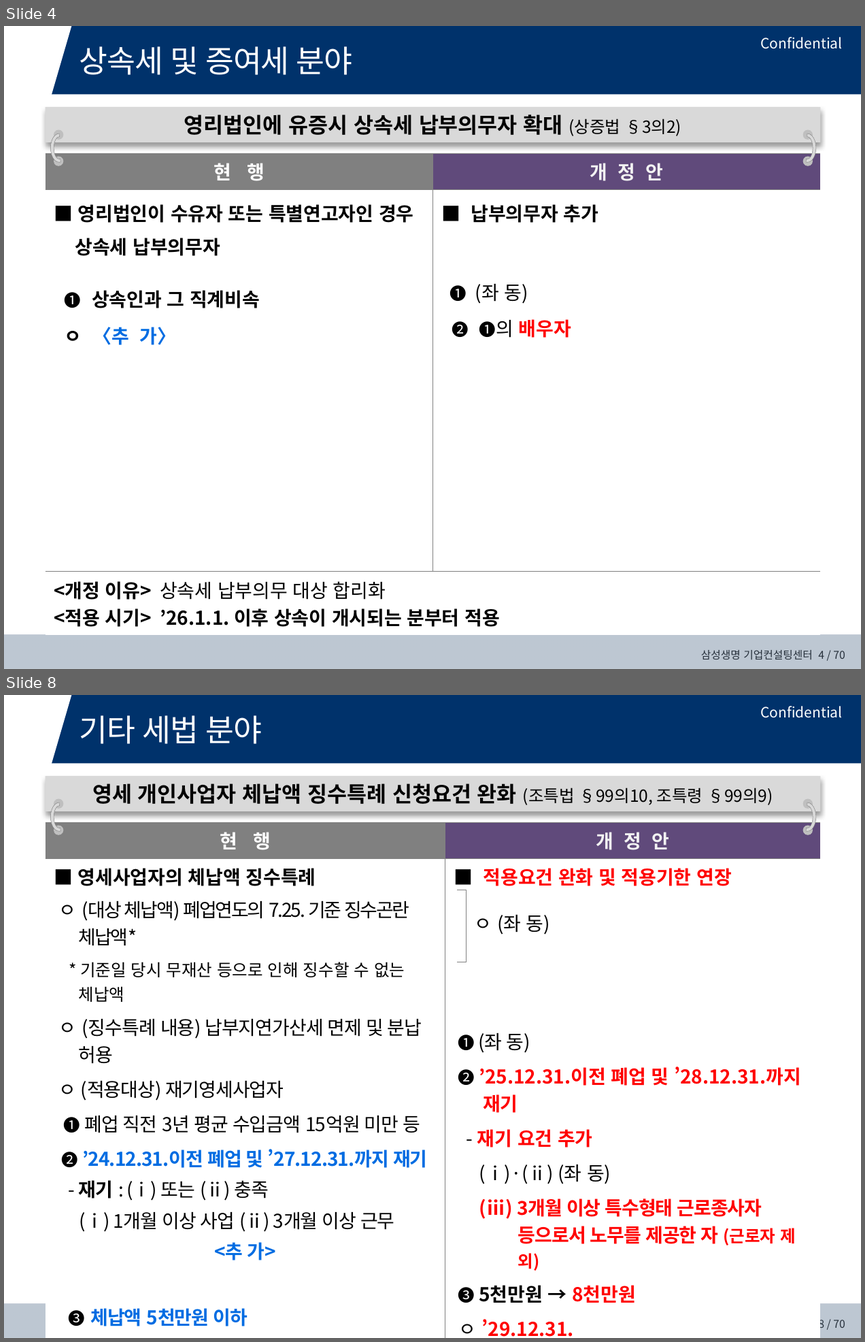
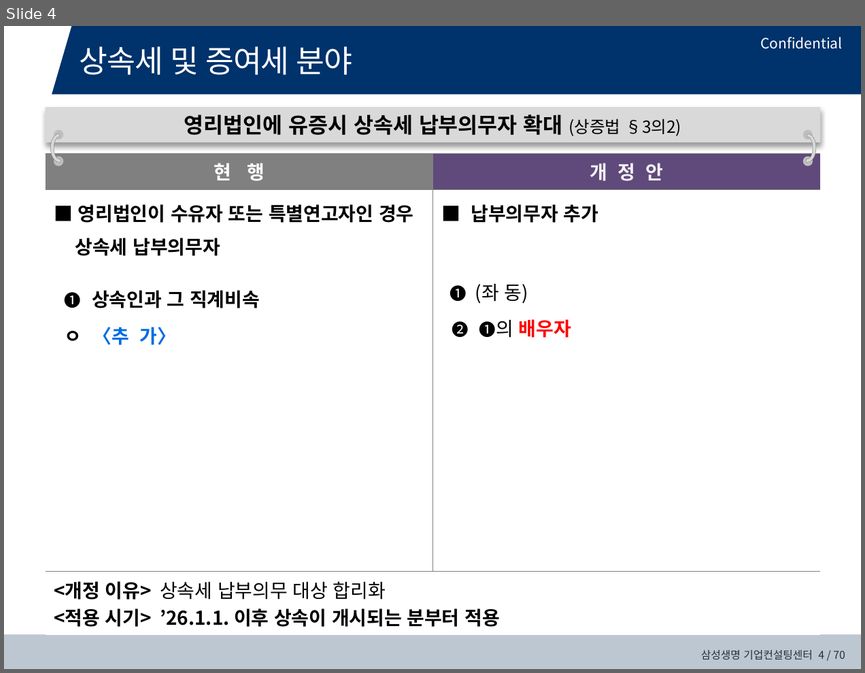
Before and after one commit to jlinsights/FamilyOffice, a slide deck: public/중고차거래업 자금조달 혁신방안.pptx. Shown one above the other, each under a label of ours: slides 4 and 8 before the commit, slide 4 after it; the slides between them are not shown. The pictures are 865x1342 and 865x673 pixels, drawn with LibreOffice and Linux fonts; fonts in the diff are those of the drawing; background and template pictures are left out. Boxes give left, top, right and bottom in pixels: in the first picture for what was removed or moved away, otherwise in the second. Text is boxed around its words. In the diff, an @@ line names an element or a change of style, - is before the commit and + after.

```diff
--- a/public/중고차거래업 자금조달 혁신방안.pptx
+++ b/public/중고차거래업 자금조달 혁신방안.pptx
@@ slide 8 removed at bbox=[4, 695, 861, 1338], background #FFFFFF; not listed: 7 template elements that a slide beside it also shows @@
@@ title removed at bbox=[79, 715, 262, 744] @@
-기타 세법 분야
@@ rounded rectangle removed at bbox=[45, 775, 821, 811] @@
-영세 개인사업자 체납액 징수특례 신청요건 완화 (조특법 §99의10, 조특령 §99의9)
@@ arch (boxed as its full ring) removed at bbox=[51, 802, 68, 831] @@
@@ ellipse removed at bbox=[54, 798, 63, 808] @@
@@ arch (boxed as its full ring) removed at bbox=[799, 802, 816, 831] @@
@@ ellipse removed at bbox=[802, 798, 812, 808] @@
@@ table removed at bbox=[45, 823, 821, 1338], 3 rows, 2 columns @@
-현 행 | 개 정 안
-■ 영세사업자의 체납액 징수특례 / ㅇ (대상 체납액) 폐업연도의 7.25. 기준 징수곤란 체납액* / * 기준일 당시 무재산 등으로 인해 징수할 수 없는 체납액 / ㅇ (징수특례 내용) 납부지연가산세 면제 및 분납 허용 / ㅇ (적용대상) 재기영세사업자 / ➊ 폐업 직전 3년 평균 수입금액 15억원 미만 등 / ➋ ’24.12.31.이전 폐업 및 ’27.12.31.까지 재기 / - 재기 : (ⅰ) 또는 (ⅱ) 충족 / (ⅰ) 1개월 이상 사업 (ⅱ) 3개월 이상 근무 / <추 가> / ➌ 체납액 5천만원 이하 / ㅇ (신청기한) ’28.12.31. | ■ 적용요건 완화 및 적용기한 연장 / ➊ (좌 동) / ➋ ’25.12.31.이전 폐업 및 ’28.12.31.까지 재기 / - 재기 요건 추가 / (ⅰ)·(ⅱ) (좌 동) / (ⅲ) 3개월 이상 특수형태 근로종사자 등으로서 노무를 제공한 자 (근로자 제외) / ➌ 5천만원 → 8천만원 / ㅇ ’29.12.31.
-<개정 이유> 영세 개인사업자 재기 지원 / <적용 시기> ’26.1.1. 이후 특례를 신청하는 분부터 적용 | 
@@ ellipse removed at bbox=[54, 826, 63, 834] @@
@@ ellipse removed at bbox=[802, 826, 812, 834] @@
@@ right bracket removed at bbox=[456, 889, 466, 962] @@
@@ text removed at bbox=[475, 915, 550, 934] @@
-ㅇ (좌 동)
```
Also in this commit, not shown: 5 slides changed, 2 slides added, 1 other slide removed, 10 other files.
